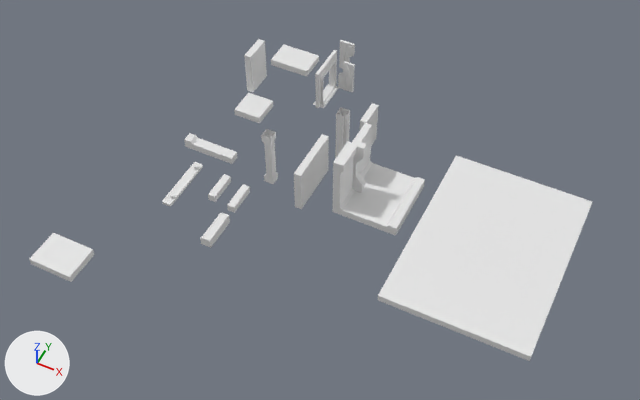
The Blender file Zzaj Model WIP/LAB BUILDING.blend: old version first, new version second.
The view is the same before and after, from a camera (50 mm lens) standing at (5.9, -34.8, 42.5) and looking at (-10.8, -1.4, 0.6). Arrows for +X, +Y and +Z are at lower left; the lights stay in place. The older version comes first.
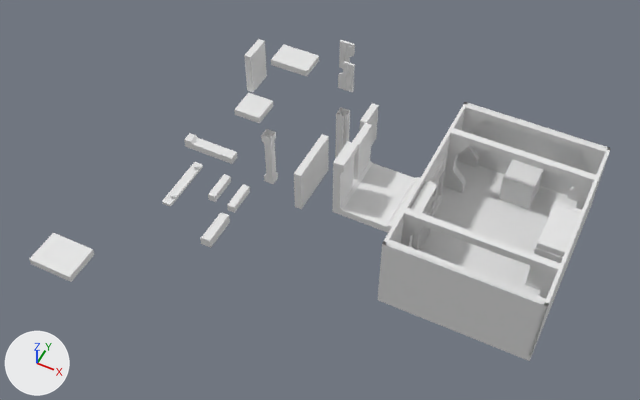
Pixel boxes (x1, y1, x2, y2) of what changed, in the pictures (640 x 400 px):
'Cube.010', added
    after: (384, 242, 547, 357)
'Cube.004', added
    after: (466, 103, 610, 195)
'Cube.006', added
    after: (381, 239, 546, 355)
'Cube.005', added
    after: (443, 128, 596, 210)
'Cube.001', shown
    after: (401, 208, 561, 298)
'Cube.008', added
    after: (457, 103, 607, 202)
'Cube.003', reshaped, moved, rescaled
    before: (352, 142, 367, 193)
    after: (528, 147, 611, 356)
'shelf_base', added
    after: (526, 201, 582, 289)
'Cube.009', added
    after: (378, 102, 468, 297)
'Cube.011', added
    after: (499, 159, 543, 209)
'Doorframe', moved
    before: (313, 50, 338, 108)
    after: (431, 156, 446, 215)
'Shelf', added
    after: (410, 181, 437, 251)
'sheld_frame', added
    after: (525, 221, 563, 290)
part 1 of me_cube_041, deleted
    before: (352, 142, 367, 193)
part 2 of me_cube_041, added
    after: (528, 147, 611, 356)
'Plane.002', unchanged, covered by the edit
    before: (378, 155, 592, 361)
    after: (378, 161, 592, 361)

Edits to the bpy script that builds the scene:
```text
Change me_cube_041:
    used by ob_cube_003; location = (-4.96, 0.92, -0.2); scale = (0.371, 0.223, 0.319)
    verts and faces of me_cube_041; kept vertices keep their numbers, new ones are numbered from 42
    remove me_cube_041.from_pydata(...)  # 42 vertices, 40 faces; spans x -12.35..-10.56, y -1.0..1.0, z 1.18..13.85
    add me_cube_041.from_pydata(...)  # 8 vertices, 6 faces; spans x 0.79..1.0, y -11.74..1.0, z -1.0..3.76
    me_cube_041 part 1: the whole mesh is rebuilt
    me_cube_041 part 2
    add verts[42] = (0.79, -11.74, -1.0)  # pixel (527, 355)
    add verts[43] = (0.79, -11.74, 3.76)  # pixel (543, 305)
    add verts[44] = (0.79, 1.0, -1.0)
    add verts[45] = (0.79, 1.0, 3.76)  # pixel (607, 147)
    add for new, old in zip([*range(46, 50)], [*range(42, 46)]): verts[new] = verts[old] + (0.21, 0.0, 0.0)
    add faces += [(42, 43, 45, 44), (44, 45, 49, 48), (46, 48, 49, 47), (42, 46, 47, 43), (42, 44, 48, 46), (43, 47, 49, 45)]
Change ob_cube_001:
    ob_cube_001.location: (0.0, 0.0, 0.0) -> (0.0, -3.6, 0.0)
    remove ob_cube_001.hide_set(True)
Change ob_cube_003:
    ob_cube_003.scale: (0.371, 0.223, 0.319) -> (1.0, 1.0, 1.0)
    ob_cube_003.location: (-4.96, 0.92, -0.2) -> (3.59, 5.37, 1.45)
Change ob_doorframe:
    ob_doorframe.location: (-15.81, 9.6, 0.0) -> (-4.44, 1.41, 1.75)
Add ob_cube_010:
    ob_cube_010 = bpy.data.objects.new('Cube.010', me_cube_059)  # a box spanning x 0.79..1.0, y -11.74..-2.55, z -1.0..3.76
    ob_cube_010.location = (7.14, -5.37, 1.45)
    ob_cube_010.rotation_euler = (0.0, 0.0, -1.571)  # degrees (0, 0, -90)
Add ob_cube_009:
    ob_cube_009 = bpy.data.objects.new('Cube.009', me_cube_058)  # a box spanning x 0.79..1.0, y -11.74..1.0, z -1.0..3.76
    ob_cube_009.location = (-5.39, 5.37, 1.45)
Add ob_cube_004:
    ob_cube_004 = bpy.data.objects.new('Cube.004', me_cube_059.copy())
    ob_cube_004.location = (7.14, 7.16, 1.45)
    ob_cube_004.rotation_euler = (0.0, 0.0, -1.571)  # degrees (0, 0, -90)
Add ob_shelf:
    ob_shelf = bpy.data.objects.new('Shelf', me_cube_053)  # 288 vertices, 261 faces; spans x -1.0..1.0, y -1.0..1.0, z -1.0..1.0; in mat_uvunwrap_001 (its picture is missing)
    ob_shelf.location = (-3.97, -1.89, 2.62)
    ob_shelf.scale = (0.352, 1.31, 2.21)
Add ob_shelf_base:
    ob_shelf_base = bpy.data.objects.new('shelf_base', me_cube_047)  # 128 vertices, 119 faces; spans x -1.4..1.58, y -3.26..3.26, z -4.24..2.97; in mat_uvunwrap (its picture is missing)
    ob_shelf_base.location = (3.64, -0.02, 2.71)
    ob_shelf_base.rotation_euler = (0.0, 0.0, -3.142)  # degrees (0, 0, -180)
    ob_shelf_base.scale = (0.536, 0.536, 0.536)
Add ob_sheld_frame:
    ob_sheld_frame = bpy.data.objects.new('sheld_frame', me_cube_048)  # 104 vertices, 78 faces; spans x -1.61..1.56, y -3.52..3.15, z -3.25..3.09; in mat_uvunwrap (its picture is missing)
    ob_sheld_frame.location = (3.58, -0.12, 2.18)
    ob_sheld_frame.rotation_euler = (0.0, 0.0, -3.142)  # degrees (0, 0, -180)
    ob_sheld_frame.scale = (0.536, 0.536, 0.536)
Add ob_cube_011:
    ob_cube_011 = bpy.data.objects.new('Cube.011', me_cube_061)  # a box spanning x -1.0..1.0, y -1.0..1.0, z -1.0..1.0
    ob_cube_011.location = (0.2, 4.92, 1.44)
Add ob_cube_008:
    ob_cube_008 = bpy.data.objects.new('Cube.008', me_cube_029.copy())  # the mesh of ob_cube_001
    ob_cube_008.location = (0.0, 6.14, 0.0)
    ob_cube_008.scale = (0.371, 0.223, 0.371)
Add ob_cube_006:
    ob_cube_006 = bpy.data.objects.new('Cube.006', me_cube_029.copy())  # the mesh of ob_cube_001
    ob_cube_006.location = (0.0, -6.14, 0.0)
    ob_cube_006.scale = (0.371, 0.223, 0.371)
Add ob_cube_005:
    ob_cube_005 = bpy.data.objects.new('Cube.005', me_cube_029.copy())  # the mesh of ob_cube_001
    ob_cube_005.location = (0.0, 3.6, 0.0)
    ob_cube_005.scale = (0.371, 0.223, 0.371)
```
